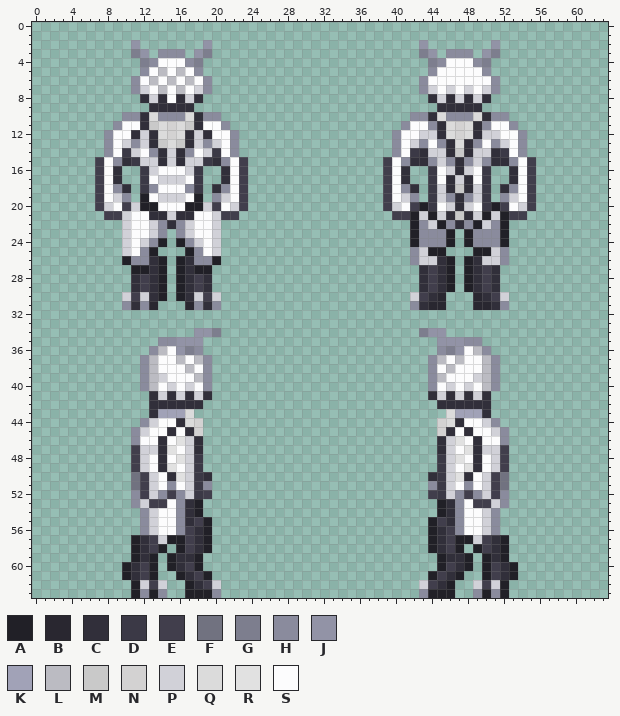
File history of a pixel-art sprite, Resources/Textures/SS220/Mobs/Species/Gralnir/parts.rsi/full_greyscale_4.png. Above is the file before it was changed.
The file is 64x64 pixels. Colours within 5 levels of each other are drawn and written as one.
Palette (. is transparent): A #212027  B #292730  C #312f3a  D #3b3946  E #413e4c  F #717280  G #7d7e8e  H #8a8b9d  J #9293a6  K #a1a2b7  L #bbbbc2  M #c9c9c9  N #d3d2d2  P #d1d1d8  Q #dbdbdb  R #e1e1e1  S #fcfcfd
Pixels before (only the part around the change), first column x 14:
35 HHJJJ..........................JJJHH.....
36 LSJGH..........................HGJSLH....
37 SSLSLH........................HLSLSSLH...
38 SSSLSH........................HSLSSSLH...
39 PSSSLH........................HLSSSPLH...
40 SPSPSH........................HSPSPSLH...
41 PCPCPC........................CPCPCPC....
42 CCCCC..........................CCCCCC....
43 KKKQ............................QKKKC....
44 SSCQN..........................NQCSSPH...
45 SCSCN..........................NCSCSSPH..
46 CSRPC..........................CPRSCSSH..
47 CRSPC..........................CPSRCPPE..
48 CSRPD..........................DPRSCSPE..
49 CRSPD..........................DPSRCSPE..
50 SCRPDC........................CDPRCSPEF..
51 SHSPDH........................HDPSHSPEF..
52 HEHPDE........................EDPHEHPEH..
53 ESHCA..........................ACHSEEPH..
54 SSHCA..........................ACHSSPH...
55 SSHCEA........................AECHSSPH...
56 SSHECA........................ACEHSSPH...
57 PAAECA........................ACEAAPECA..
58 A.AECA........................ACEA.AECA..
59 .ACCA..........................ACCA.ACA..
60 .ACEA..........................AECA.AECA.
Once edited:
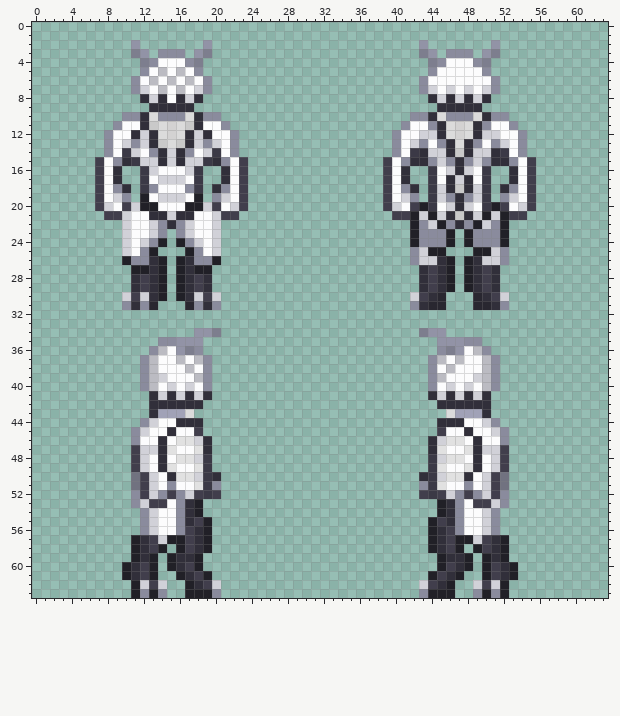
Difference:
Changed rows in their new state; - is an unchanged pixel.
first column x 17:
44 CC--------------------------CC
45 SE--------------------------ES
46 RPC------------------------CPR
47 SRC------------------------CRS
48 RPD------------------------DPR
49 SRD------------------------DRS
50 RPDC----------------------CDPR
51 SRDH----------------------HDRS
52 -EDE----------------------EDE-
Pixel boxes of the changes (left, top, right, bottom) in both pictures:
changed: (185, 418, 221, 499)
changed: (419, 418, 455, 499)
